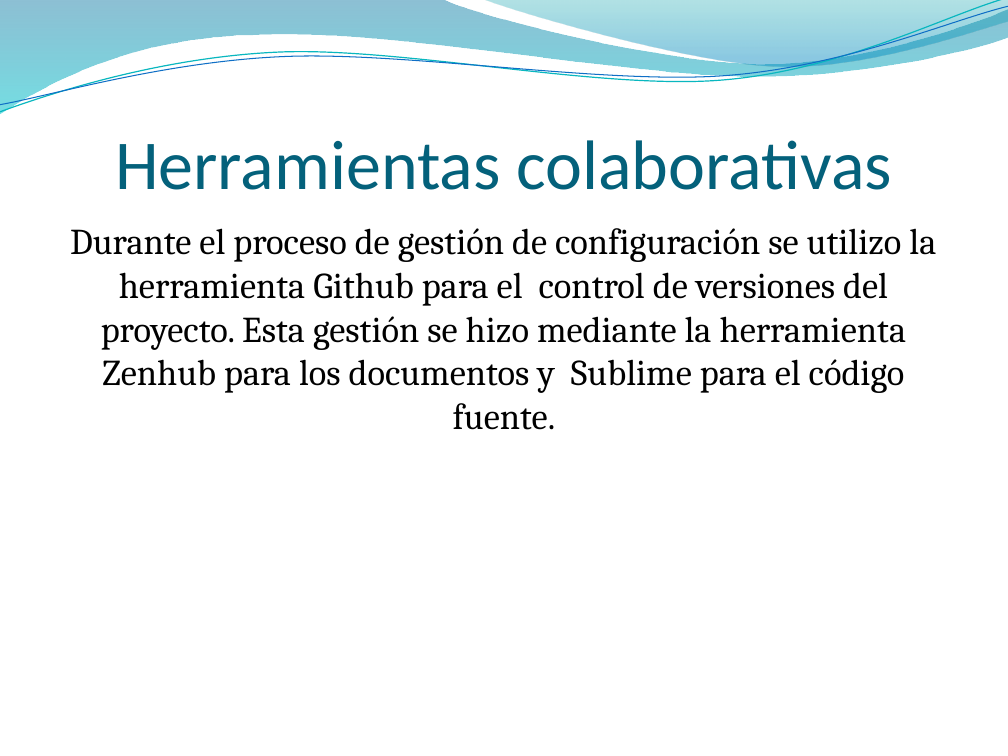
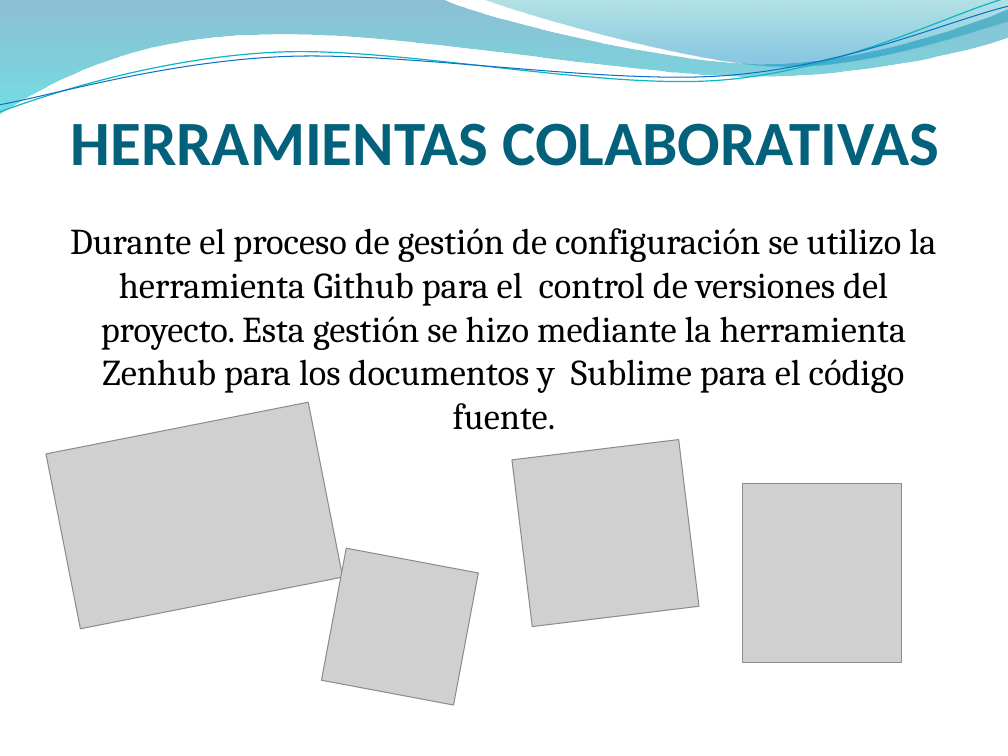
Before and after one commit to francben/proyectoDeliberyApp, a slide deck: slide 24 of Para Presentacion final.pptx. Drawn at 1008x756 pixels with LibreOffice and Linux fonts; fonts in the diff are those of the drawing; grey boxes stand for pictures; background and template pictures are left out. Boxes give left, top, right and bottom in pixels: in the first picture for what was removed or moved away, otherwise in the second. Text is boxed around its words. In the diff, an @@ line names an element or a change of style, - is before the commit and + after.

```diff
--- a/Para Presentacion final.pptx
+++ b/Para Presentacion final.pptx
@@ title at (71, 123, 939, 166): text changed; size 50 to 45 pt; bold on @@
-Herramientas colaborativas
+HERRAMIENTAS COLABORATIVAS
@@ picture added at (46, 402, 342, 629) @@
@@ picture added at (512, 440, 699, 628) @@
@@ picture added at (742, 484, 901, 662) @@
@@ picture added at (321, 548, 478, 705) @@
```
Also in this commit, not shown: 20 other slides changed, 13 slides added, 13 slides removed.
